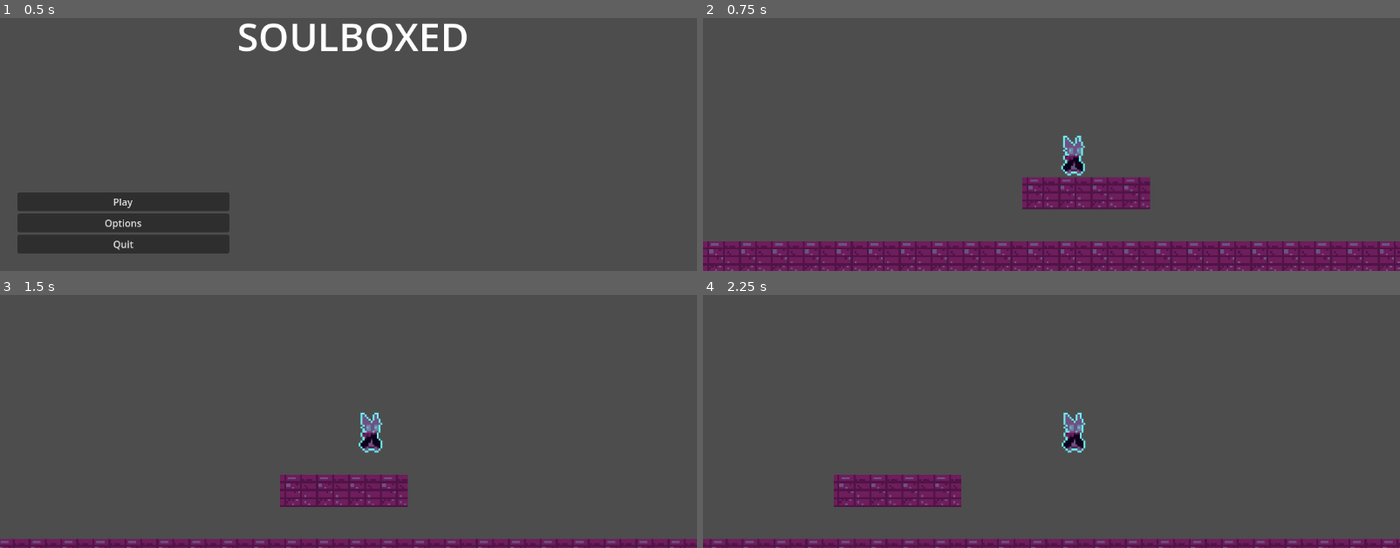
Above: before the commit, frames 1-4 (two rows, left to right).
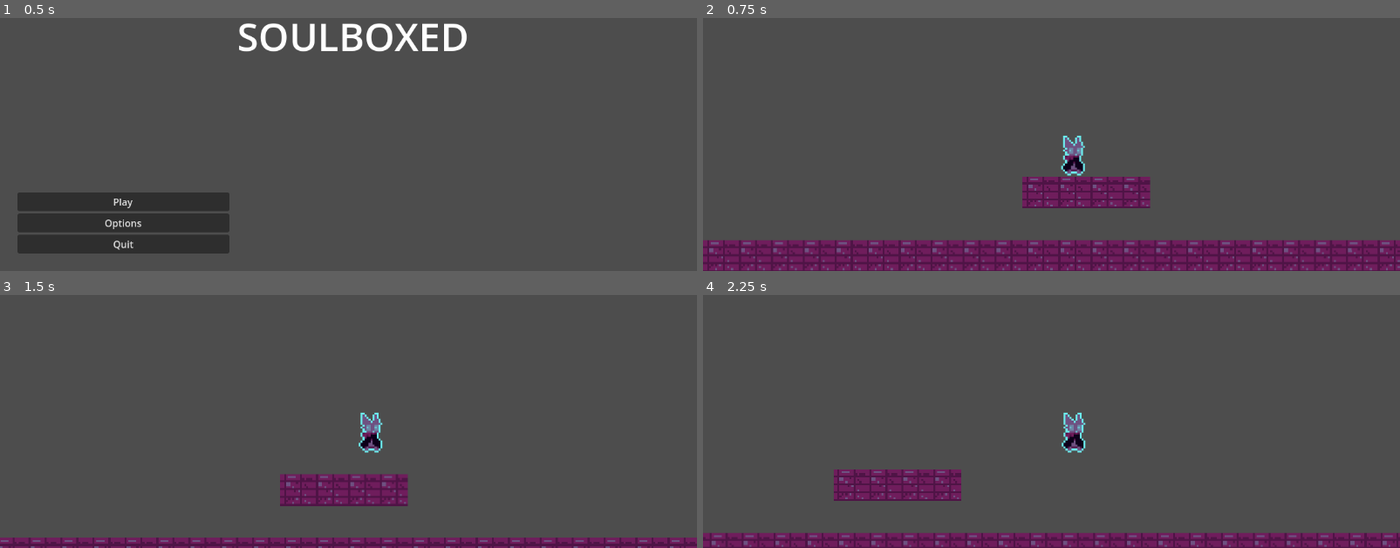
Above: after the commit, the same moments.

Repository: felipepreuss/platformer-testes-etc
Game: Godot game, scene res://menu.tscn
Two runs of this game, one before a commit and one after it. Both use one fixed random seed, a clock stepped at 60 frames per second and the inputs below.
Inputs:
- Up to frame 1 (0.5 s): no input
- Up to frame 2 (0.75 s): click "Play" at 0.5 s
- Up to frame 3 (1.5 s): tap Enter at 1.25 s; hold D (Direita) from 1.28 s (still down); tap Space (Pular) at 1.35 s
- Up to frame 4 (2.25 s): keep holding D (Direita); tap Space (Pular) at 1.52, 1.82, 2.1 s

Frame 1 is identical in both runs. In frame 2, 3.3% of the frame differs, in the area x 0-100%, y 47-100%; in frame 3, 1.7%; in frame 4, 5.9%, in the area x 0-100%, y 68-100%.

Commit message:
Add files via upload

Diff:
--- a/plataformawowow/CharacterBody2D.gd
+++ b/plataformawowow/CharacterBody2D.gd
@@ -18,7 +18,7 @@
 var defaultState = IDLE
 
 func _physics_process(delta):
-	print(coyote_time)
+	print(jump_buffer)
 	velocity.x = Input.get_axis("Esquerda","Direita") * velocidade
 	if velocity.x != 0:
 		$AnimatedSprite2D.flip_h = velocity.x < 0
@@ -29,16 +29,24 @@
 
 	if Input.is_action_just_pressed("Pular") && (is_on_floor() or coyote_time):
 		velocity.y = pulo_forca
+
 		jumping = true
 		coyote_time = false
 		$Coyote.stop()
 
-	move_and_slide()
-	last_floor = is_on_floor()
-	if is_on_floor():
+	if Input.is_action_just_pressed("Pular") && !jump_buffer:
+		jump_buffer = true
+		$Buffer.start()
+
+
+	if is_on_floor() && jump_buffer:
 			coyote_time = false
-			jumping = false
+			jumping = true
+			jump_buffer = true
+			velocity.y = pulo_forca
+
 			$Coyote.stop()
+
 	velocity.y += gravidade
 	if !is_on_floor()  && !jumping:
 		coyote_time = true
@@ -52,13 +60,10 @@
 	elif !is_on_floor():
 		$AnimatedSprite2D.play("falling")
 
-#func _jump_state(delta):
-#	if is_on_floor():
-	#	jumping = false
-	#	defaultState = FALL
-#	else:
-	#	jumping = true
-		#defaultState = JUMP
+	move_and_slide()
 
 func _on_coyote_timeout():
 	coyote_time = false # Replace with function body.
+
+func _on_buffer_timeout():
+	jump_buffer = false # Replace with function body.
--- a/plataformawowow/node_2d.tscn
+++ b/plataformawowow/node_2d.tscn
@@ -107,8 +107,7 @@
 limit_bottom = 610
 
 [node name="Buffer" type="Timer" parent="CharacterBody2D"]
-wait_time = 0.1
-one_shot = true
+wait_time = 0.3
 
 [node name="Coyote" type="Timer" parent="CharacterBody2D"]
 wait_time = 0.5
@@ -140,3 +139,6 @@
 [node name="CollisionShape2D2" type="CollisionShape2D" parent="StaticBody2D/DEATHZONE"]
 position = Vector2(684.5, 759)
 shape = SubResource("RectangleShape2D_qmpld")
+
+[connection signal="timeout" from="CharacterBody2D/Buffer" to="CharacterBody2D" method="_on_buffer_timeout"]
+[connection signal="timeout" from="CharacterBody2D/Coyote" to="CharacterBody2D" method="_on_coyote_timeout"]
